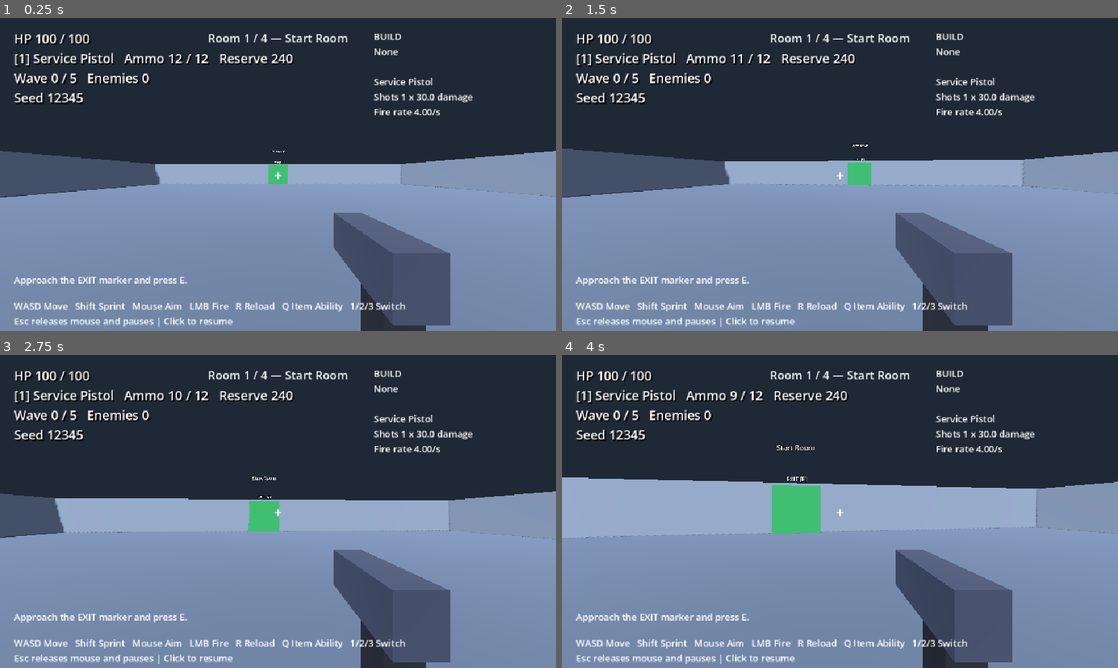
Above: before the commit, frames 1-4 (two rows, left to right).
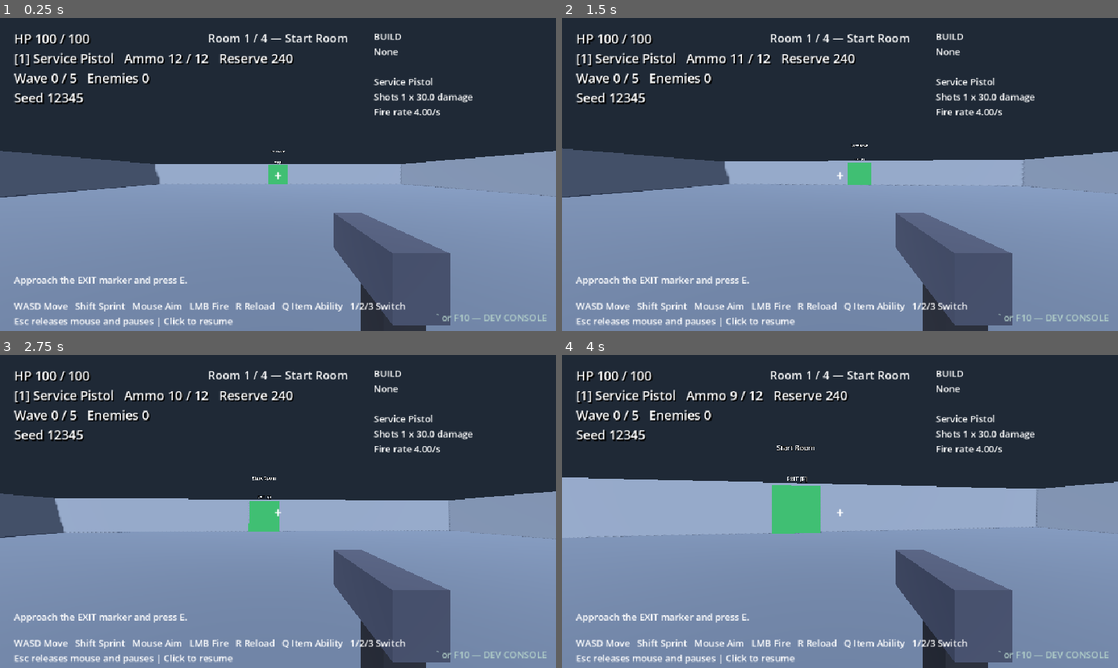
Above: after the commit, the same moments.

Repository: ItsFoxxin/Dead_Circuit
Game: Godot game, scene res://game/core/room_bootstrap.tscn
Two runs of this game, one before a commit and one after it. Both use one fixed random seed, a clock stepped at 60 frames per second and the inputs below.
Inputs (mouse positions are in pixels of both pictures, inside the frame that each line leads up to):
- Up to frame 1 (0.25 s): no input
- Up to frame 2 (1.5 s): tap E (interact) at 0.5, 0.8, 1.25, 1.35 s; move the mouse to (867, 174) at 0.52 s; press the mouse at (867, 174) at 0.53 s; hold W (move_forward) from 0.53 s (still down); move the mouse to (812, 174) at 1.27 s; release the mouse at (812, 174) at 1.28 s
- Up to frame 3 (2.75 s): keep holding W (move_forward); click (250, 511) at 1.55 s; tap E (interact) at 2 s; move the mouse to (289, 505) at 2.02 s; hold E (interact) from 2.03 s (still down); tap Q (activate_item) at 2.1 s
- Up to frame 4 (4 s): keep holding W (move_forward); move the mouse to (834, 517) at 2.77 s; release E (interact) at 2.78 s; click (834, 517) at 2.85 s; tap E (interact) at 3.5 s; move the mouse to (878, 514) at 3.52 s; hold E (interact) from 3.53 s (still down)

The runs differ from the first frame. In frame 1, 0.2% of the frame differs, in the area x 78-99%, y 94-97%; in frame 2, 0.2%; in frame 3, 0.2%; in frame 4, 0.2%.

Commit message:
Add bounded development console

Diff:
--- a/game/core/room_bootstrap.gd
+++ b/game/core/room_bootstrap.gd
@@ -3,9 +3,11 @@
 ## New room-run composition boundary; the original combat bootstrap remains usable.
 
 const BuildInfo = preload("res://game/core/utilities/build_info.gd")
+const DeveloperConsoleScene: PackedScene = preload("res://game/dev/developer_console.tscn")
 
 @export var startup_scene: PackedScene
 var run: RoomRunSession
+var developer_console: DeveloperConsole
 
 
 func _ready() -> void:
@@ -17,6 +19,10 @@
 		get_tree().quit(1)
 		return
 	add_child(run)
+	if _development_console_enabled():
+		developer_console = DeveloperConsoleScene.instantiate() as DeveloperConsole
+		add_child(developer_console)
+		developer_console.configure(run)
 	if "--smoke" in OS.get_cmdline_user_args():
 		await run.run_started
 		var provenance: Dictionary = BuildInfo.metadata()
@@ -51,3 +57,10 @@
 			)
 		)
 		get_tree().quit(0)
+
+
+func _development_console_enabled() -> bool:
+	return (
+		not OS.has_feature("release")
+		and str(BuildInfo.metadata().get("build_type", "local")) != "release"
+	)
--- /dev/null
+++ b/game/dev/developer_command_runner.gd
@@ -0,0 +1,261 @@
+class_name DeveloperCommandRunner
+extends RefCounted
+## Development-only command surface over explicit run and player authority.
+
+var run: RoomRunSession
+
+
+func configure(value: RoomRunSession) -> void:
+	run = value
+
+
+func execute(command_line: String) -> String:
+	var parts: PackedStringArray = command_line.strip_edges().split(" ", false)
+	if parts.is_empty():
+		return ""
+	if run == null or not is_instance_valid(run.combat):
+		return "ERROR: combat session is not ready"
+	var command: String = parts[0].to_lower()
+	var result: String = ""
+	match command:
+		"help":
+			result = _help()
+		"status":
+			result = _status(parts)
+		"items":
+			result = _items()
+		"give_item":
+			result = _give_item(parts)
+		"give_all_items":
+			result = _give_all_items(parts)
+		"weapons":
+			result = _weapons()
+		"weapon":
+			result = _weapon(parts)
+		"heal":
+			result = _heal(parts)
+		"damage":
+			result = _damage(parts)
+		"ammo":
+			result = _ammo(parts)
+		"kill_enemies":
+			result = _kill_enemies(parts)
+		"restart":
+			run.restart_run()
+			result = "Restarting run with seed %d" % run.run_seed
+		"seed":
+			result = _seed(parts)
+		_:
+			result = "ERROR: unknown command '%s'; enter help" % parts[0]
+	return result
+
+
+func _help() -> String:
+	return (
+		"\n"
+		. join(
+			[
+				"help",
+				"status [player_id]",
+				"items | give_item <item_id> [player_id] | give_all_items [player_id]",
+				"weapons | weapon <slot_or_id> [player_id]",
+				"heal [amount] [player_id] | damage <amount> [player_id]",
+				"ammo [player_id] | kill_enemies [player_id]",
+				"restart | seed <0..2147483647> | clear",
+			]
+		)
+	)
+
+
+func _status(parts: PackedStringArray) -> String:
+	var player: CombatPlayer = _resolve_player(parts, 1)
+	if player == null:
+		return _player_error(parts, 1)
+	var room_id: String = "none"
+	if run.progress.room_index >= 0:
+		room_id = str(run.progress.current_room().id)
+	var owned: PackedStringArray = []
+	for definition: ItemDefinition in player.items.definitions():
+		owned.append(str(definition.id))
+	var weapon: WeaponController = player.weapon
+	return (
+		(
+			"player=%d hp=%d/%d weapon=%s ammo=%d/%d items=[%s] room=%s wave=%d enemies=%d "
+			+ "seed=%d draws=%d state=%s"
+		)
+		% [
+			player.player_id,
+			ceili(player.health.current),
+			ceili(player.health.maximum),
+			weapon.definition.id,
+			weapon.magazine,
+			weapon.reserve,
+			", ".join(owned),
+			room_id,
+			run.combat.waves.wave_number,
+			run.combat.enemies.size(),
+			run.run_random.seed,
+			run.run_random.draw_count,
+			CombatSession.State.keys()[run.combat.state],
+		]
+	)
+
+
+func _items() -> String:
+	var lines: PackedStringArray = ["Available items:"]
+	for definition: ItemDefinition in run.combat.item_catalog:
+		lines.append("  %s — %s" % [definition.id, definition.display_name])
+	return "\n".join(lines)
+
+
+func _give_item(parts: PackedStringArray) -> String:
+	if parts.size() < 2:
+		return "ERROR: usage: give_item <item_id> [player_id]"
+	var player: CombatPlayer = _resolve_player(parts, 2)
+	if player == null:
+		return _player_error(parts, 2)
+	var requested: StringName = StringName(parts[1].to_lower())
+	for definition: ItemDefinition in run.combat.item_catalog:
+		if definition.id == requested:
+			if not player.items.acquire(definition):
+				return "ERROR: player %d already owns %s" % [player.player_id, requested]
+			return "Granted %s to player %d" % [requested, player.player_id]
+	return "ERROR: unknown item '%s'" % parts[1]
+
+
+func _give_all_items(parts: PackedStringArray) -> String:
+	var player: CombatPlayer = _resolve_player(parts, 1)
+	if player == null:
+		return _player_error(parts, 1)
+	var granted: int = 0
+	for definition: ItemDefinition in run.combat.item_catalog:
+		if player.items.acquire(definition):
+			granted += 1
+	return "Granted %d item(s) to player %d" % [granted, player.player_id]
+
+
+func _weapons() -> String:
+	var lines: PackedStringArray = ["Available weapons:"]
+	for index: int in range(run.combat.weapon_definitions.size()):
+		var definition: WeaponDefinition = run.combat.weapon_definitions[index]
+		lines.append("  %d — %s — %s" % [index + 1, definition.id, definition.display_name])
+	return "\n".join(lines)
+
+
+func _weapon(parts: PackedStringArray) -> String:
+	if parts.size() < 2:
+		return "ERROR: usage: weapon <slot_or_id> [player_id]"
+	var player: CombatPlayer = _resolve_player(parts, 2)
+	if player == null:
+		return _player_error(parts, 2)
+	var index: int = -1
+	if parts[1].is_valid_int():
+		index = int(parts[1]) - 1
+	else:
+		var requested: StringName = StringName(parts[1].to_lower())
+		for candidate: int in range(player.weapons.controllers.size()):
+			if player.weapons.controllers[candidate].definition.id == requested:
+				index = candidate
+				break
+	if not player.equip_weapon(index):
+		return "ERROR: unknown weapon slot or id '%s'" % parts[1]
+	return "Equipped %s for player %d" % [player.weapon.definition.id, player.player_id]
+
+
+func _heal(parts: PackedStringArray) -> String:
+	var player_index: int = 2 if parts.size() > 1 else 1
+	var player: CombatPlayer = _resolve_player(parts, player_index)
+	if player == null:
+		return _player_error(parts, player_index)
+	var amount: float = player.health.maximum
+	if parts.size() > 1:
+		if not parts[1].is_valid_float() or float(parts[1]) <= 0.0:
+			return "ERROR: heal amount must be greater than zero"
+		amount = float(parts[1])
+	var applied: float = player.health.heal(amount)
+	return (
+		"Healed player %d by %.1f; hp %.1f/%.1f"
+		% [player.player_id, applied, player.health.current, player.health.maximum]
+	)
+
+
+func _damage(parts: PackedStringArray) -> String:
+	if parts.size() < 2 or not parts[1].is_valid_float() or float(parts[1]) <= 0.0:
+		return "ERROR: usage: damage <positive_amount> [player_id]"
+	var player: CombatPlayer = _resolve_player(parts, 2)
+	if player == null:
+		return _player_error(parts, 2)
+	var context: DamageContext = DamageContext.new(
+		float(parts[1]), -1, &"developer_console", &"developer", ["developer"]
+	)
+	context.trigger_eligible = false
+	context.healing_eligible = false
+	var applied: float = player.receive_damage(context)
+	return (
+		"Damaged player %d by %.1f; hp %.1f/%.1f"
+		% [player.player_id, applied, player.health.current, player.health.maximum]
+	)
+
+
+func _ammo(parts: PackedStringArray) -> String:
+	var player: CombatPlayer = _resolve_player(parts, 1)
+	if player == null:
+		return _player_error(parts, 1)
+	player.weapons.refill_ammunition()
+	return "Refilled all ammunition for player %d" % player.player_id
+
+
+func _kill_enemies(parts: PackedStringArray) -> String:
+	var player: CombatPlayer = _resolve_player(parts, 1)
+	if player == null:
+		return _player_error(parts, 1)
+	var targets: Array[MeleeEnemy] = []
+	for enemy: MeleeEnemy in run.combat.enemies.values():
+		targets.append(enemy)
+	var killed: int = 0
+	for enemy: MeleeEnemy in targets:
+		if not is_instance_valid(enemy) or enemy.health.is_dead:
+			continue
+		var context: DamageContext = DamageContext.new(
+			enemy.health.current + enemy.health.maximum,
+			player.player_id,
+			&"developer_console",
+			&"developer",
+			["developer"],
+			player.get_instance_id()
+		)
+		context.trigger_eligible = false
+		context.healing_eligible = false
+		enemy.receive_damage(context)
+		killed += 1
+	return "Removed %d active enemy/enemies for player %d" % [killed, player.player_id]
+
+
+func _seed(parts: PackedStringArray) -> String:
+	if parts.size() != 2 or not parts[1].is_valid_int():
+		return "ERROR: usage: seed <0..2147483647>"
+	var value: int = int(parts[1])
+	if not run.combat.restart_with_seed(value):
+		return "ERROR: seed must be from 0 to 2147483647"
+	return "Restarting run with seed %d" % value
+
+
+func _resolve_player(parts: PackedStringArray, index: int) -> CombatPlayer:
+	var player_id: int = run.combat.local_player_id
+	if parts.size() > index:
+		if not parts[index].is_valid_int():
+			return null
+		player_id = int(parts[index])
+	for player: CombatPlayer in run.combat.players:
+		if player.player_id == player_id:
+			return player
+	return null
+
+
+func _player_error(parts: PackedStringArray, index: int) -> String:
+	if parts.size() > index and not parts[index].is_valid_int():
+		return "ERROR: player_id must be an integer"
+	var player_id: int = run.combat.local_player_id
+	if parts.size() > index:
+		player_id = int(parts[index])
+	return "ERROR: player %d is not active" % player_id
--- /dev/null
+++ b/game/dev/developer_console.gd
@@ -0,0 +1,131 @@
+class_name DeveloperConsole
+extends CanvasLayer
+## In-game console mounted only by development builds.
+
+var run: RoomRunSession
+var runner: DeveloperCommandRunner = DeveloperCommandRunner.new()
+var is_open: bool = false
+var _resume_on_close: bool = false
+var _history: PackedStringArray = []
+var _command_history: PackedStringArray = []
+var _history_index: int = 0
+
+@onready var panel: PanelContainer = %ConsolePanel
+@onready var output: RichTextLabel = %Output
+@onready var entry: LineEdit = %Entry
+@onready var hint: Label = %Hint
+
+
+func _ready() -> void:
+	panel.visible = false
+	entry.text_submitted.connect(_on_text_submitted)
+	entry.gui_input.connect(_on_entry_input)
+	_append("Dead Circuit development console. Enter help for commands.")
+
+
+func configure(value: RoomRunSession) -> void:
+	run = value
+	runner.configure(run)
+	if not run.run_started.is_connected(_on_run_started):
+		run.run_started.connect(_on_run_started)
+
+
+func _input(event: InputEvent) -> void:
+	if event is not InputEventKey:
+		return
+	var key: InputEventKey = event
+	if not key.pressed or key.echo:
+		return
+	if key.keycode in [KEY_QUOTELEFT, KEY_F10]:
+		set_open(not is_open)
+		get_viewport().set_input_as_handled()
+	elif is_open and key.keycode == KEY_ESCAPE:
+		set_open(false)
+		get_viewport().set_input_as_handled()
+
+
+func set_open(value: bool) -> void:
+	if value == is_open:
+		return
+	is_open = value
+	panel.visible = is_open
+	hint.visible = not is_open
+	if is_open:
+		_resume_on_close = (
+			is_instance_valid(run)
+			and is_instance_valid(run.combat)
+			and run.combat.state == CombatSession.State.ACTIVE
+			and not run.combat.paused
+		)
+		if _resume_on_close:
+			run.combat.set_paused(true)
+		entry.grab_focus.call_deferred()
+	else:
+		entry.release_focus()
+		if (
+			_resume_on_close
+			and is_instance_valid(run)
+			and is_instance_valid(run.combat)
+			and run.combat.state == CombatSession.State.ACTIVE
+		):
+			run.combat.set_paused(false)
+		_resume_on_close = false
+
+
+func execute_command(command_line: String) -> String:
+	var stripped: String = command_line.strip_edges()
+	if stripped.is_empty():
+		return ""
+	if stripped.to_lower() == "clear":
+		_history.clear()
+		output.text = ""
+		return ""
+	_command_history.append(stripped)
+	if _command_history.size() > 50:
+		_command_history.remove_at(0)
+	_history_index = _command_history.size()
+	_append("> %s" % stripped)
+	var result: String = runner.execute(stripped)
+	if not result.is_empty():
+		_append(result)
+	return result
+
+
+func _on_text_submitted(command_line: String) -> void:
+	entry.clear()
+	execute_command(command_line)
+	entry.grab_focus.call_deferred()
+
+
+func _on_run_started() -> void:
+	if is_open and run.combat.state == CombatSession.State.ACTIVE:
+		_resume_on_close = true
+		run.combat.set_paused(true)
+
+
+func _on_entry_input(event: InputEvent) -> void:
+	if event is not InputEventKey:
+		return
+	var key: InputEventKey = event
+	if not key.pressed or key.echo or _command_history.is_empty():
+		return
+	if key.keycode == KEY_UP:
+		_history_index = maxi(0, _history_index - 1)
+		entry.text = _command_history[_history_index]
+		entry.caret_column = entry.text.length()
+		entry.accept_event()
+	elif key.keycode == KEY_DOWN:
+		_history_index = mini(_command_history.size(), _history_index + 1)
+		entry.text = (
+			"" if _history_index == _command_history.size() else _command_history[_history_index]
+		)
+		entry.caret_column = entry.text.length()
+		entry.accept_event()
+
+
+func _append(message: String) -> void:
+	_history.append(message)
+	if _history.size() > 100:
+		_history.remove_at(0)
+	output.text = "\n".join(_history)
+	output.scroll_to_line.call_deferred(maxi(0, output.get_line_count() - 1))
--- /dev/null
+++ b/game/dev/developer_console.tscn
@@ -0,0 +1,80 @@
+[gd_scene load_steps=3 format=3]
+
+[ext_resource type="Script" path="res://game/dev/developer_console.gd" id="1"]
+
+[sub_resource type="StyleBoxFlat" id="ConsolePanelStyle"]
+bg_color = Color(0.025, 0.035, 0.055, 0.96)
+border_width_left = 2
+border_width_top = 2
+border_width_right = 2
+border_width_bottom = 2
+border_color = Color(0.18, 0.8, 0.58, 1)
+corner_radius_top_left = 6
+corner_radius_top_right = 6
+corner_radius_bottom_right = 6
+corner_radius_bottom_left = 6
+
+[node name="DeveloperConsole" type="CanvasLayer"]
+layer = 100
+script = ExtResource("1")
+
+[node name="Hint" type="Label" parent="."]
+unique_name_in_owner = true
+anchors_preset = 3
+anchor_left = 1.0
+anchor_top = 1.0
+anchor_right = 1.0
+anchor_bottom = 1.0
+offset_left = -235.0
+offset_top = -34.0
+offset_right = -16.0
+offset_bottom = -12.0
+grow_horizontal = 0
+grow_vertical = 0
+theme_override_colors/font_color = Color(0.72, 0.84, 0.8, 0.9)
+text = "` or F10 — DEV CONSOLE"
+horizontal_alignment = 2
+
+[node name="ConsolePanel" type="PanelContainer" parent="."]
+unique_name_in_owner = true
+anchors_preset = 15
+anchor_right = 1.0
+anchor_bottom = 0.72
+offset_left = 48.0
+offset_top = 38.0
+offset_right = -48.0
+offset_bottom = -20.0
+grow_horizontal = 2
+grow_vertical = 2
+theme_override_styles/panel = SubResource("ConsolePanelStyle")
+
+[node name="Margin" type="MarginContainer" parent="ConsolePanel"]
+theme_override_constants/margin_left = 16
+theme_override_constants/margin_top = 14
+theme_override_constants/margin_right = 16
+theme_override_constants/margin_bottom = 14
+
+[node name="Layout" type="VBoxContainer" parent="ConsolePanel/Margin"]
+theme_override_constants/separation = 10
+
+[node name="Title" type="Label" parent="ConsolePanel/Margin/Layout"]
+theme_override_colors/font_color = Color(0.18, 0.92, 0.64, 1)
+theme_override_font_sizes/font_size = 22
+text = "DEVELOPMENT CONSOLE"
+
+[node name="Output" type="RichTextLabel" parent="ConsolePanel/Margin/Layout"]
+unique_name_in_owner = true
+layout_mode = 2
+size_flags_vertical = 3
+theme_override_colors/default_color = Color(0.88, 0.92, 0.96, 1)
+theme_override_font_sizes/normal_font_size = 17
+scroll_active = true
+scroll_following = true
+selection_enabled = true
+
+[node name="Entry" type="LineEdit" parent="ConsolePanel/Margin/Layout"]
+unique_name_in_owner = true
+layout_mode = 2
+theme_override_font_sizes/font_size = 18
+placeholder_text = "Enter command (help lists commands)"
+clear_button_enabled = true
--- a/game/player/combat_player.gd
+++ b/game/player/combat_player.gd
@@ -104,8 +104,16 @@
 
 
 func switch_weapon(index: int) -> bool:
-	if not combat_enabled or health.is_dead or not weapons.equip(index):
+	if not combat_enabled or health.is_dead or index == weapons.equipped_index:
 		return false
+	return equip_weapon(index)
+
+
+func equip_weapon(index: int) -> bool:
+	if health.is_dead or index < 0 or index >= weapons.controllers.size():
+		return false
+	if index != weapons.equipped_index:
+		weapons.equip(index)
 	_update_weapon_visual()
 	return true
 
--- a/game/weapons/weapon_controller.gd
+++ b/game/weapons/weapon_controller.gd
@@ -37,6 +37,14 @@
 	reloading = false
 	enabled = true
 	attack_sequence = 0
+	changed.emit()
+
+
+func refill_ammunition() -> void:
+	magazine = definition.magazine_capacity
+	reserve = definition.starting_reserve
+	reload_remaining = 0.0
+	reloading = false
 	changed.emit()
 
 
--- a/game/weapons/weapon_loadout.gd
+++ b/game/weapons/weapon_loadout.gd
@@ -75,6 +75,11 @@
 	changed.emit()
 
 
+func refill_ammunition() -> void:
+	for controller: WeaponController in controllers:
+		controller.refill_ammunition()
+
+
 func _register(controller: WeaponController) -> void:
 	controllers.append(controller)
 	controller.changed.connect(_on_controller_changed)
--- /dev/null
+++ b/tests/integration/test_developer_console.gd
@@ -0,0 +1,96 @@
+extends GutTest
+
+const RunScene: PackedScene = preload("res://content/rooms/first_boss_run.tscn")
+const ConsoleScene: PackedScene = preload("res://game/dev/developer_console.tscn")
+
+var run: RoomRunSession
+var runner: DeveloperCommandRunner
+
+
+func before_each() -> void:
+	run = RunScene.instantiate() as RoomRunSession
+	run.interactive = false
+	add_child_autoqfree(run)
+	await run.run_started
+	runner = DeveloperCommandRunner.new()
+	runner.configure(run)
+
+
+func test_commands_mutate_explicit_player_through_reusable_systems() -> void:
+	var player: CombatPlayer = run.combat.local_player
+	assert_string_contains(runner.execute("status 1"), "player=1")
+	assert_string_contains(runner.execute("status 404"), "not active")
+	assert_string_contains(runner.execute("items"), str(run.combat.item_catalog[0].id))
+	assert_string_contains(
+		runner.execute("give_item %s 1" % run.combat.item_catalog[0].id), "Granted"
+	)
+	assert_eq(player.items.definitions().size(), 1)
+	assert_string_contains(
+		runner.execute("give_item %s 1" % run.combat.item_catalog[0].id), "already owns"
+	)
+
+	assert_not_null(player.weapon.try_fire())
+	assert_true(player.weapon.begin_reload())
+	assert_string_contains(runner.execute("ammo 1"), "Refilled")
+	assert_eq(player.weapon.magazine, player.weapon.definition.magazine_capacity)
+	assert_eq(player.weapon.reserve, player.weapon.definition.starting_reserve)
+	assert_false(player.weapon.reloading)
+
+	assert_string_contains(runner.execute("weapon 2 1"), "relay_smg")
+	assert_eq(player.weapons.equipped_index, 1)
+	assert_string_contains(runner.execute("damage 40 1"), "40.0")
+	assert_eq(player.health.current, 60.0)
+	assert_string_contains(runner.execute("heal 15 1"), "15.0")
+	assert_eq(player.health.current, 75.0)
+
+
+func test_enemy_removal_uses_attributed_damage_and_normal_cleanup() -> void:
+	var player: CombatPlayer = run.combat.local_player
+	var enemy: MeleeEnemy = run.combat.spawn_enemy(
+		run.combat.enemy_scene, player.global_position + Vector3(0.0, 0.0, -4.0)
+	)
+	assert_not_null(enemy)
+	var removal_contexts: Array[DamageContext] = []
+	enemy.removed_from_combat.connect(
+		func(_entity_id: int, context: DamageContext) -> void: removal_contexts.append(context)
+	)
+	assert_string_contains(runner.execute("kill_enemies 1"), "Removed 1")
+	assert_true(enemy.health.is_dead)
+	assert_eq(removal_contexts.size(), 1)
+	var removal_context: DamageContext = removal_contexts[0]
+	assert_eq(removal_context.source_player_id, 1)
+	assert_eq(removal_context.source_entity_id, player.get_instance_id())
+	assert_eq(removal_context.source_weapon_id, &"developer_console")
+	assert_false(removal_context.trigger_eligible)
+	assert_eq(run.combat.enemies.size(), 0)
+
+
+func test_seed_command_restarts_the_complete_run_without_stale_state() -> void:
+	var original_player: CombatPlayer = run.combat.local_player
+	var original_player_id: int = original_player.get_instance_id()
+	assert_string_contains(runner.execute("give_all_items 1"), "Granted")
+	assert_string_contains(runner.execute("seed 777"), "seed 777")
+	await run.run_started
+	assert_eq(run.run_seed, 777)
+	assert_eq(run.run_random.seed, 777)
+	assert_ne(run.combat.local_player.get_instance_id(), original_player_id)
+	assert_true(run.combat.local_player.items.definitions().is_empty())
+	assert_eq(run.progress.room_index, 0)
+
+
+func test_overlay_pauses_and_restores_active_combat_and_supports_clear() -> void:
+	var console: DeveloperConsole = ConsoleScene.instantiate() as DeveloperConsole
+	add_child_autoqfree(console)
+	console.configure(run)
+	console.set_open(true)
+	assert_true(console.is_open)
+	assert_true(run.combat.paused)
+	assert_string_contains(console.execute_command("help"), "give_item")
+	assert_eq(console.execute_command("clear"), "")
+	assert_eq(console.output.text, "")
+	assert_string_contains(console.execute_command("seed 888"), "seed 888")
+	await run.run_started
+	assert_true(console.is_open)
+	assert_true(run.combat.paused, "Restarted combat stays paused behind the open console")
+	console.set_open(false)
+	assert_false(run.combat.paused)
--- a/tests/unit/test_weapon_loadout.gd
+++ b/tests/unit/test_weapon_loadout.gd
@@ -71,6 +71,19 @@
 		assert_eq(controller.fire_remaining, 0.0)
 
 
+func test_refill_ammunition_restores_every_slot_without_changing_equipped_weapon() -> void:
+	for controller: WeaponController in loadout.controllers:
+		controller.try_fire()
+		controller.begin_reload()
+	loadout.equip(2)
+	loadout.refill_ammunition()
+	assert_eq(loadout.equipped_index, 2)
+	for controller: WeaponController in loadout.controllers:
+		assert_eq(controller.magazine, controller.definition.magazine_capacity)
+		assert_eq(controller.reserve, controller.definition.starting_reserve)
+		assert_false(controller.reloading)
+
+
 func test_invalid_firing_configuration_is_rejected() -> void:
 	var invalid: WeaponDefinition = WeaponDefinition.new()
 	invalid.id = &"invalid"
Not shown, added: game/dev/developer_command_runner.gd.uid
Not shown, added: game/dev/developer_console.gd.uid
Not shown, added: tests/integration/test_developer_console.gd.uid
Not shown, changed: docs/ARCHITECTURE.md
Not shown, added: docs/DEVELOPER_CONSOLE.md
Not shown, changed: docs/DEVELOPMENT.md
Not shown, changed: docs/TESTING.md
Not shown, added: docs/adr/0013-development-console-authority-boundary.md
